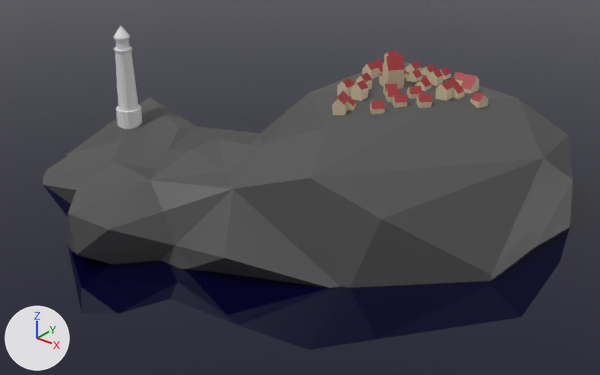
The Blender file lecture 10 rocky base.blend as it was, and as the next commit left it.
Both versions are drawn from a 50 mm lens placed at (5.17, -7.27, 4.5), pointed at (-0.51, -0.18, 0.1). Lighting does not change. The marker at lower left points along +X, +Y and +Z.

The scene before the commit, as lines of its bpy script (objects in view):
```python
me_cube_009 = bpy.data.meshes.new('Cube.009')
me_cube_009.from_pydata(...)  # 38 vertices, 36 faces; spans x -2.0..1.0, y -1.0..1.0, z -0.32..2.68
# faces by material slot: [30, 6]
me_cube_009.materials.append(mat_house_yellow)  # beige #d5c5a5
me_cube_009.materials.append(mat_roof_red)  # red #9e2e34
me_cylinder_002 = bpy.data.meshes.new('Cylinder.002')
me_cylinder_002.from_pydata(...)  # 224 vertices, 210 faces; spans x -1.0..1.0, y -1.0..1.0, z -0.43..7.76
me_icosphere = bpy.data.meshes.new('Icosphere')
me_icosphere.from_pydata(...)  # 87 vertices, 170 faces; spans x -3.78..2.34, y -2.96..2.84, z -1.02..1.33
me_icosphere.materials.append(mat_rock)  # dark grey #535253
ob_baserocks = bpy.data.objects.new('baserocks', me_icosphere)
ob_baserocks.location = (0.066, -0.023, 0.018)
ob_cube_017 = bpy.data.objects.new('Cube.017', me_cube_009)
ob_cube_017.location = (0.172, 0.718, 1.286)
ob_cube_017.rotation_euler = (0.0, 0.0, -0.651)  # degrees (0, 0, -37)
ob_cube_017.scale = (0.0991, 0.0991, 0.141)
ob_lighthouse = bpy.data.objects.new('lighthouse', me_cylinder_002)
ob_lighthouse.location = (-2.662, -0.93, 0.689)
ob_lighthouse.scale = (0.156, 0.156, 0.156)
# also in view: 'Water' at (0.07, -0.02, 0.02)
```
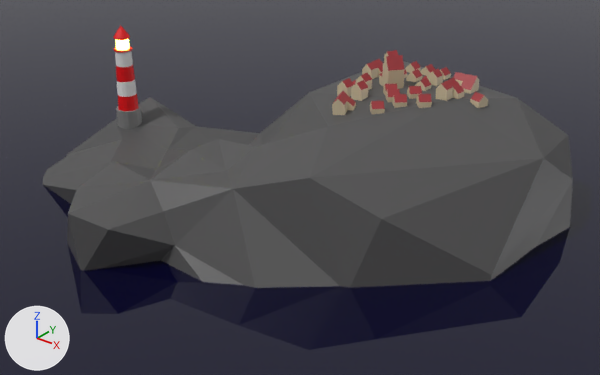
Edits to the scene script, one JSON object a line:
```json
{"op": "add", "block": "mat_emission", "code": ["mat_emission = principled_material('emission')", "mat_emission.base_color = (0.8, 0.8, 0.8)  # white #e7e7e7", "mat_emission.emission_color = (0.701, 0.833, 0.0573)  # yellow #daeb44", "mat_emission.emission_strength = 18.0"]}
{"op": "add", "block": "mat_red", "code": ["mat_red = principled_material('red')", "mat_red.base_color = (0.8, 0.0, 0.00228)  # red #e70008"]}
{"op": "add", "block": "mat_white", "code": ["mat_white = principled_material('White')", "mat_white.base_color = (0.8, 0.8, 0.8)  # white #e7e7e7"]}
{"op": "add", "block": "mat_grey_base", "code": ["mat_grey_base = principled_material('grey base')", "mat_grey_base.base_color = (0.222, 0.222, 0.222)  # grey #828282"]}
{"block": "me_cylinder_002", "where": "# used by ob_lighthouse; location = (-2.662, -0.93, 0.689); scale = (0.156, 0.156, 0.156)"}
{"op": "remove", "block": "me_cylinder_002", "code": "me_cylinder_002.from_pydata(...)  # 224 vertices, 210 faces; spans x -1.0..1.0, y -1.0..1.0, z -0.43..7.76"}
{"op": "add", "block": "me_cylinder_002", "code": "me_cylinder_002.from_pydata(...)  # 272 vertices, 258 faces; spans x -1.0..1.0, y -1.0..1.0, z -0.43..7.76"}
{"block": "me_cylinder_002", "change": "me_cylinder_002 part 1"}
{"block": "me_cylinder_002", "change": "16 faces are deleted"}
{"block": "me_cylinder_002", "change": "48 vertices are added at x -0.76..0.76, y -0.76..0.76, z 2.2..4.6"}
{"block": "me_cylinder_002", "change": "32 new faces join them, mat_white (white #e7e7e7)"}
{"block": "me_cylinder_002", "change": "32 new faces join them, mat_red (red #e70008)"}
{"block": "me_cylinder_002", "change": "me_cylinder_002 part 2: 145 faces spanning x -0.72..0.72, y -0.72..0.72, z 5.8..7.76 switch from no material to mat_red (red #e70008)"}
{"block": "me_cylinder_002", "change": "me_cylinder_002 part 3: 33 faces spanning x -1.0..1.0, y -1.0..1.0, z -0.43..1.0 switch from no material to mat_grey_base (grey #828282)"}
{"op": "add", "block": "me_cylinder_002", "code": "me_cylinder_002.materials.append(mat_white)  # white #e7e7e7"}
{"op": "add", "block": "me_cylinder_002", "code": "me_cylinder_002.materials.append(mat_emission)  # white #e7e7e7"}
{"block": "me_icosphere", "where": "me_icosphere.from_pydata(...)  # 87 vertices, 170 faces; spans x -3.78..2.34, y -2.96..2.84, z -1.02..1.33"}
{"block": "me_icosphere", "where": "# used by ob_baserocks; location = (0.066, -0.023, 0.018)"}
{"block": "me_icosphere", "change": "me_icosphere part 4"}
{"op": "set", "path": "me_icosphere.vertices[16].co", "old": "(-0.3, -2.26, 0.06)", "new": "(0.16, -2.37, -0.12)", "note": "pixel (191, 267) -> not seen"}
{"op": "set", "path": "me_icosphere.vertices[80].co", "old": "(0.16, -2.25, 0.33)", "new": "(0.42, -2.09, -0.04)", "note": "pixel (224, 257) -> not seen"}
{"block": "me_icosphere", "change": "me_icosphere part 5"}
{"op": "set", "path": "me_icosphere.vertices[14].co", "old": "(-1.22, -2.96, 0.2)", "new": "(-1.22, -2.94, -0.04)", "note": "pixel (77, 254) -> not seen"}
```

Location of each change, (x1, y1, x2, y2) in pixels of the pictures (600 x 375 px; the box of a moved part takes in the faces that stretch with it):
```json
{"part": 1, "of": "me_cylinder_002", "change": "built on", "before": [115, 51, 139, 111], "after": [115, 51, 139, 111]}
{"part": 2, "of": "me_cylinder_002", "change": "recoloured", "before": [113, 25, 132, 53], "after": [113, 25, 132, 53], "on screen": "white to red"}
{"part": 3, "of": "me_cylinder_002", "change": "recoloured", "before": [116, 105, 142, 129], "after": [116, 105, 142, 129]}
{"part": 4, "of": "me_icosphere", "change": "moved or reshaped", "before": [161, 189, 339, 288], "after": [161, 189, 339, 288]}
{"part": 5, "of": "me_icosphere", "change": "moved or reshaped", "before": [67, 214, 175, 264], "after": [67, 214, 175, 271]}
```
